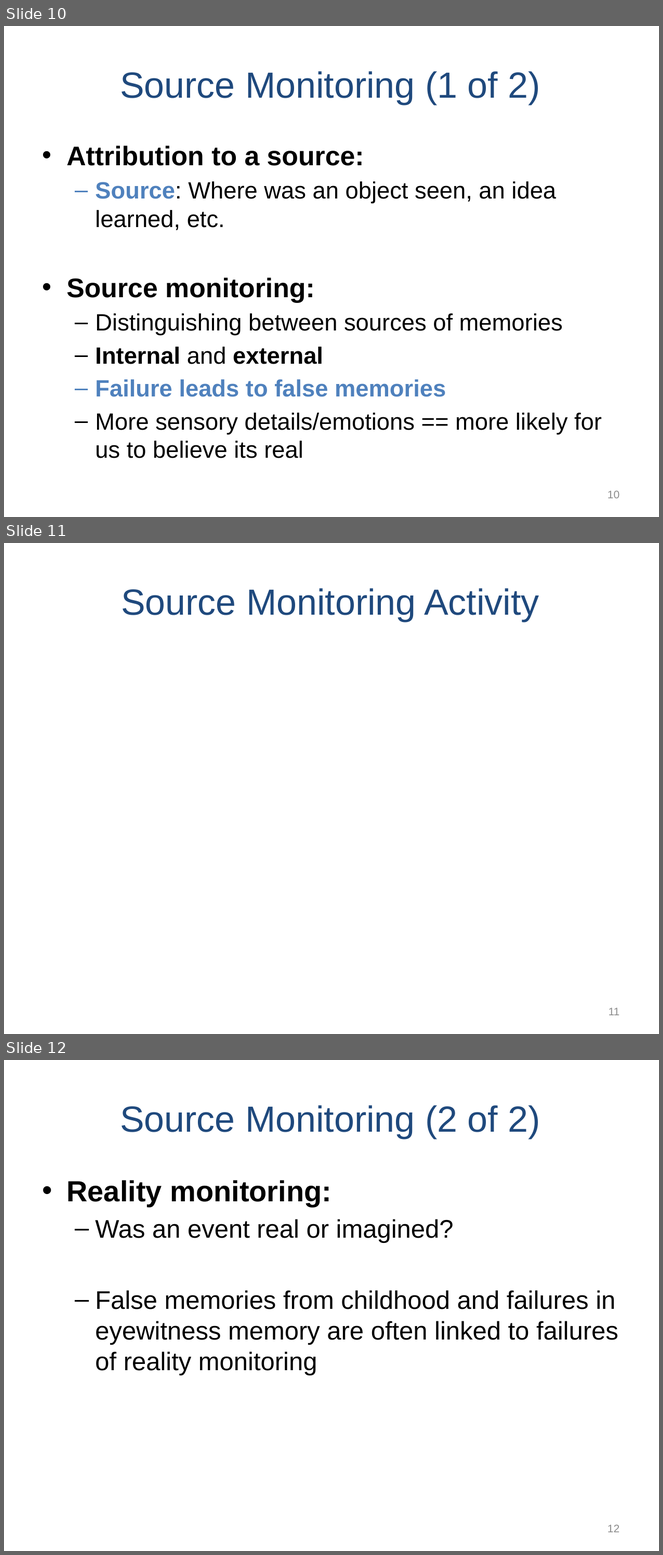
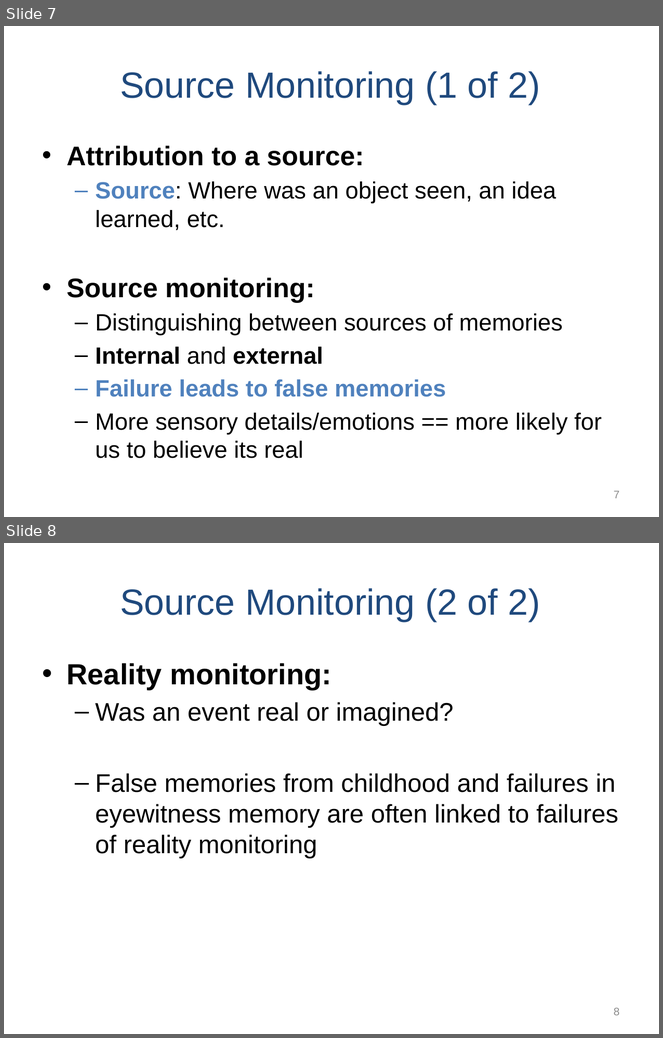
Before and after one commit to npm27/Teaching-Materials, a slide deck: Memory/Slides/Chapter 7.PPTX. Shown one above the other, each under a label of ours: slides 10, 11 and 12 before the commit, slides 7 and 8 after it. The pictures are 663x1555 and 663x1038 pixels, drawn with LibreOffice and Linux fonts; fonts in the diff are those of the drawing. Boxes give left, top, right and bottom in pixels: in the first picture for what was removed or moved away, otherwise in the second. Text is boxed around its words. In the diff, an @@ line names an element or a change of style, - is before the commit and + after.

```diff
--- a/Memory/Slides/Chapter 7.PPTX
+++ b/Memory/Slides/Chapter 7.PPTX
@@ slide 11 removed at bbox=[4, 543, 659, 1034], background #FFFFFF @@
@@ title removed at bbox=[121, 588, 539, 622] @@
-Source Monitoring Activity
@@ page number removed at bbox=[609, 1008, 620, 1016] @@
-11
@@ what was slide 10 is now slide 7 @@
@@ page number at bbox=[614, 491, 620, 499]: text changed @@
-10
+7
@@ what was slide 12 is now slide 8 @@
@@ page number at bbox=[614, 1008, 620, 1016]: text changed @@
-12
+8
```
Also in this commit, not shown: 2 slides changed, 3 slides added, 3 other slides removed, 5 other files.
